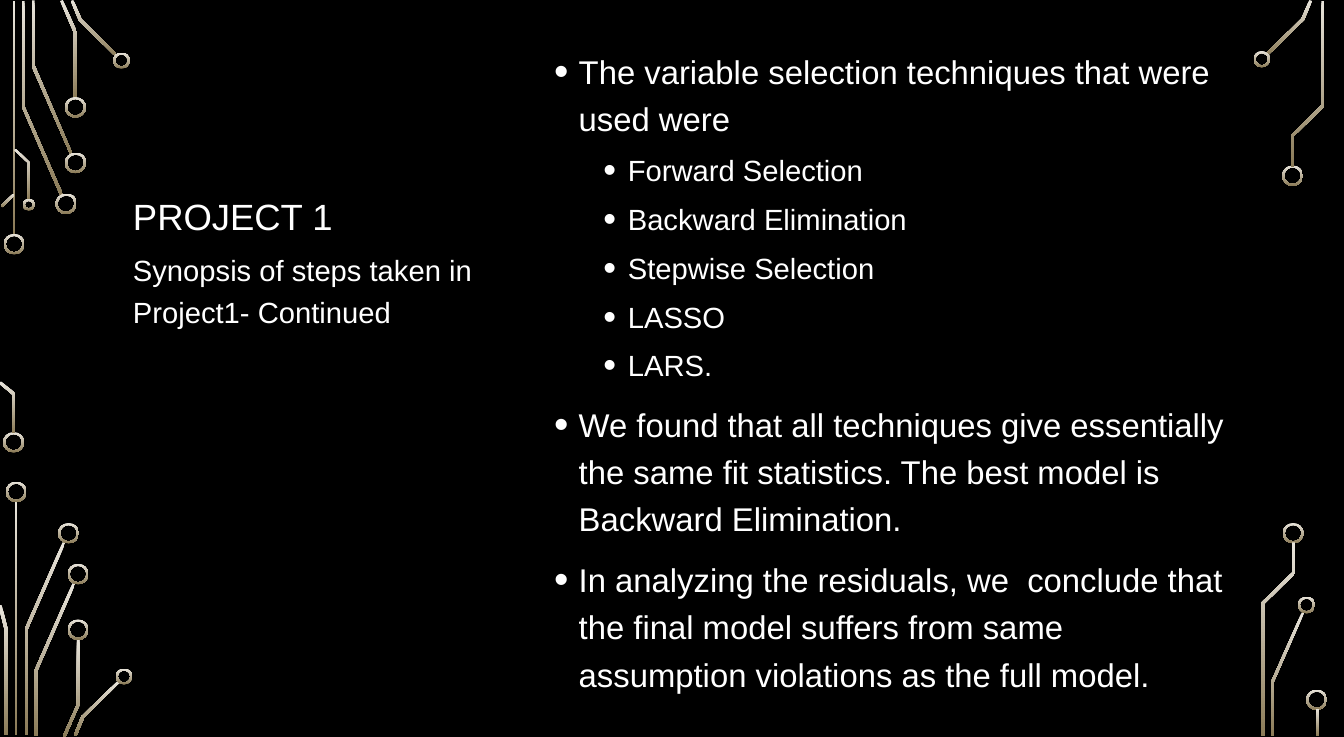
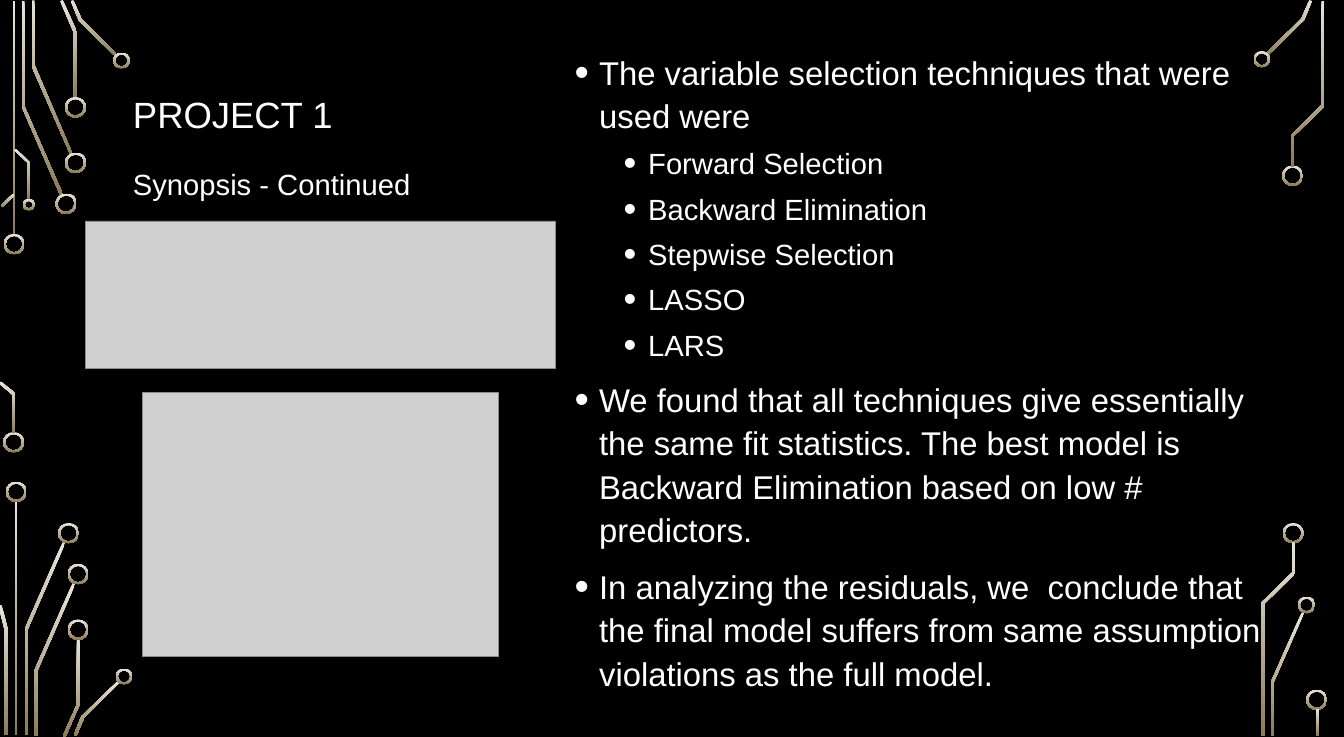
Before and after one commit to ngupta23/PredictingPerformanceIntegratedCircuits, a slide deck: slide 5 of Presentation/MSDS6372_Project2_Presentation.pptx. Drawn at 1344x737 pixels with LibreOffice and Linux fonts; fonts in the diff are those of the drawing; grey boxes stand for pictures; background and template pictures are left out. Boxes give left, top, right and bottom in pixels: in the first picture for what was removed or moved away, otherwise in the second. Text is boxed around its words. In the diff, an @@ line names an element or a change of style, - is before the commit and + after.

Commit message:
Final Presentation and Paper Moved from OneDrive to Git

```diff
--- a/Presentation/MSDS6372_Project2_Presentation.pptx
+++ b/Presentation/MSDS6372_Project2_Presentation.pptx
@@ text "The variable selection techniques that ...": place and size @@
-text "The variable selection techniques that ..." at [579,60,1223,693]
+text "The variable selection techniques that ..." at [599,61,1261,687]
@@ title "PROJECT 1": place and size @@
-title "PROJECT 1" at [133,204,332,231]
+title "PROJECT 1" at [133,102,332,129]
@@ text at [599,61,1261,687]: line spacing 1.2 to 1.1 @@
@@ text at [133,174,410,201]: text changed @@
-Synopsis of steps taken in Project1- Continued
+Synopsis - Continued
@@ picture added at [85,221,555,368] @@
@@ text at [599,335,1244,549]: text changed @@
-  • LARS.
-• We found that all techniques give essentially the same fit statistics. The best model is Backward Elimination.
+  • LARS
+• We found that all techniques give essentially the same fit statistics. The best model is Backward Elimination based on low # predictors.
@@ picture added at [142,393,499,657] @@
```
Also in this commit, not shown: 6 other slides changed, 2 other files.
